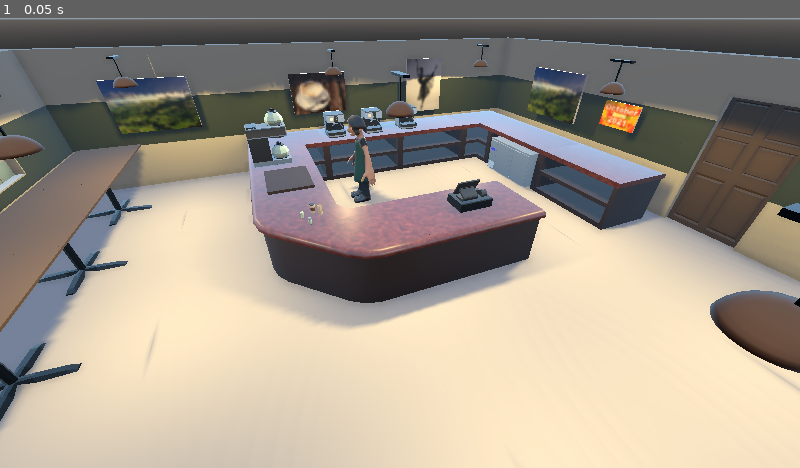
Above: before the commit, frame 1.
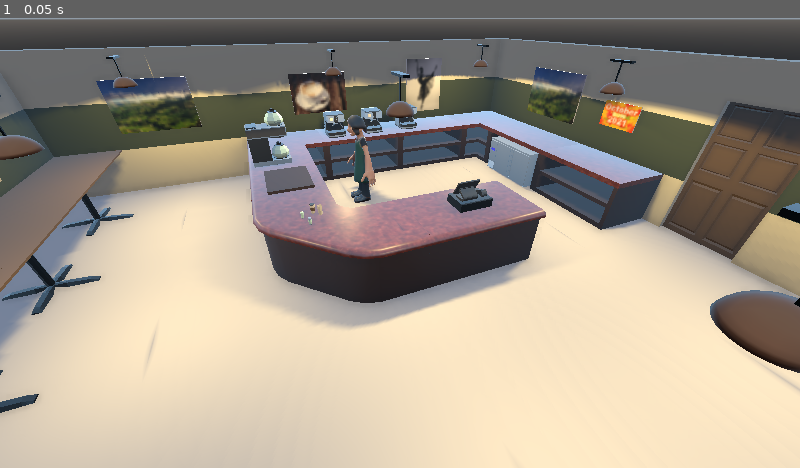
Above: after the commit, the same moment.

Repository: outfrost/ld49
Game: Godot game, scene res://level/Cafe.tscn
Same seed, same stepped clock (60 frames per second), same inputs: the game is played once before the commit and once after it. This scene is started directly instead of the project's main scene.
Inputs:
- Up to frame 1 (0.05 s): no input

The runs differ from the first frame. In frame 1, 8.5% of the frame differs, in the area x 0-100%, y 4-92%.
Error in both runs: Invalid get index 'is_running' (on base: 'null instance'). (res://game/CameraPosition.gd:43)

Commit message:
Realign walls

Diff:
--- a/level/Cafe.tscn
+++ b/level/Cafe.tscn
@@ -39,7 +39,7 @@
 bounds = AABB( -8.05, -3.05, -10.05, 16.1, 6.1, 20.1 )
 cell_size = 0.0785156
 to_cell_xform = Transform( 12.7363, 0, 0, 0, 12.7363, 0, 0, 0, 12.7363, 102.527, 38.8458, 128 )
-dynamic_data = PoolIntArray( 0, 9, 256, 128, 256, 1, 0, 1, 165928, 0, 131072, 41928023, 150994944, 1048616, 67372036, 0, -1, -1, -1, -1, -1, -1, -1, -1, 0, 0, 8355711, 0 )
+dynamic_data = PoolIntArray( 0, 9, 256, 128, 256, 1, 0, 6, 235497200, 22071, 0, 0, 1065353216, 1065353216, 1065353216, 1065353216, -1, -1, -1, -1, -1, -1, -1, -1, 0, 0, 8355711, 0 )
 dynamic_range = 4
 bias = 0.05
 normal_bias = 0.0
@@ -478,6 +478,77 @@
 height = 2.4
 depth = 0.5
 
+[node name="Walls" type="Spatial" parent="LevelStatics"]
+
+[node name="wall_plain_exportprep" parent="LevelStatics/Walls" instance=ExtResource( 31 )]
+transform = Transform( -1, 0, -8.74228e-08, 0, 1, 0, 8.74228e-08, 0, -1, 1.2, 0, 6.05 )
+
+[node name="wall_plain_exportprep2" parent="LevelStatics/Walls" instance=ExtResource( 31 )]
+transform = Transform( -1, 0, -8.74228e-08, 0, 1, 0, 8.74228e-08, 0, -1, -4.8, 0, 6.05 )
+
+[node name="wall_plain_exportprep3" parent="LevelStatics/Walls" instance=ExtResource( 31 )]
+transform = Transform( -4.37114e-08, 0, 1, 0, 1, 0, -1, 0, -4.37114e-08, -5.65, 0, 5.2 )
+
+[node name="wall_plain_exportprep4" parent="LevelStatics/Walls" instance=ExtResource( 31 )]
+transform = Transform( -4.37114e-08, 0, 1, 0, 1, 0, -1, 0, -4.37114e-08, -5.65, 0, 3.2 )
+
+[node name="wall_plain_exportprep5" parent="LevelStatics/Walls" instance=ExtResource( 31 )]
+transform = Transform( -4.37114e-08, 0, 1, 0, 1, 0, -1, 0, -4.37114e-08, -5.65, 0, 1.2 )
+
+[node name="wall_plain_exportprep6" parent="LevelStatics/Walls" instance=ExtResource( 31 )]
+transform = Transform( -4.37114e-08, 0, 1, 0, 1, 0, -1, 0, -4.37114e-08, -5.65, 0, -0.8 )
+
+[node name="wall_plain_exportprep7" parent="LevelStatics/Walls" instance=ExtResource( 31 )]
+transform = Transform( -4.37114e-08, 0, 1, 0, 1, 0, -1, 0, -4.37114e-08, -5.65, 0, -2.8 )
+
+[node name="wall_plain_exportprep8" parent="LevelStatics/Walls" instance=ExtResource( 31 )]
+transform = Transform( -4.37114e-08, 0, 1, 0, 1, 0, -1, 0, -4.37114e-08, -5.65, 0, -4.8 )
+
+[node name="wall_plain_exportprep9" parent="LevelStatics/Walls" instance=ExtResource( 31 )]
+transform = Transform( 1, 0, 0, 0, 1, 0, 0, 0, 1, -4.8, 0, -5.65 )
+
+[node name="wall_plain_exportprep10" parent="LevelStatics/Walls" instance=ExtResource( 31 )]
+transform = Transform( 1, 0, 0, 0, 1, 0, 0, 0, 1, -2.8, 0, -5.65 )
+
+[node name="wall_plain_exportprep11" parent="LevelStatics/Walls" instance=ExtResource( 31 )]
+transform = Transform( 1, 0, 0, 0, 1, 0, 0, 0, 1, -0.8, 0, -5.65 )
+
+[node name="wall_plain_exportprep12" parent="LevelStatics/Walls" instance=ExtResource( 31 )]
+transform = Transform( 1, 0, 0, 0, 1, 0, 0, 0, 1, 3.2, 0, -5.65 )
+
+[node name="wall_plain_exportprep13" parent="LevelStatics/Walls" instance=ExtResource( 31 )]
+transform = Transform( 1, 0, 0, 0, 1, 0, 0, 0, 1, 5.2, 0, -5.65 )
+
+[node name="wall_plain_exportprep14" parent="LevelStatics/Walls" instance=ExtResource( 31 )]
+transform = Transform( -4.37114e-08, 0, -1, 0, 1, 0, 1, 0, -4.37114e-08, 6.05, 0, -4.8 )
+
+[node name="wall_plain_exportprep15" parent="LevelStatics/Walls" instance=ExtResource( 31 )]
+transform = Transform( -4.37114e-08, 0, -1, 0, 1, 0, 1, 0, -4.37114e-08, 6.05, 0, 1.2 )
+
+[node name="wall_plain_exportprep16" parent="LevelStatics/Walls" instance=ExtResource( 31 )]
+transform = Transform( -0.707107, 0, -0.707107, 0, 1, 0, 0.707107, 0, -0.707107, 5.5, 0, 2.7 )
+
+[node name="wall_plain_exportprep17" parent="LevelStatics/Walls" instance=ExtResource( 31 )]
+transform = Transform( -0.707107, 0, -0.707107, 0, 1, 0, 0.707107, 0, -0.707107, 2.7, 0, 5.5 )
+
+[node name="wall_window_exportprep" parent="LevelStatics/Walls" instance=ExtResource( 33 )]
+transform = Transform( -1, 0, 8.74228e-08, 0, 1, 0, -8.74228e-08, 0, -1, -0.8, 0, 6.05 )
+
+[node name="wall_window_exportprep3" parent="LevelStatics/Walls" instance=ExtResource( 33 )]
+transform = Transform( -4.37114e-08, 0, -1, 0, 1, 0, 1, 0, -4.37114e-08, 6.05, 0, -2.8 )
+
+[node name="wall_window_exportprep4" parent="LevelStatics/Walls" instance=ExtResource( 33 )]
+transform = Transform( -4.37114e-08, 0, -1, 0, 1, 0, 1, 0, -4.37114e-08, 6.05, 0, -0.8 )
+
+[node name="wall_window_exportprep2" parent="LevelStatics/Walls" instance=ExtResource( 33 )]
+transform = Transform( -1, 0, 8.74228e-08, 0, 1, 0, -8.74228e-08, 0, -1, -2.8, 0, 6.05 )
+
+[node name="wall_doorway_exportprep" parent="LevelStatics/Walls" instance=ExtResource( 32 )]
+transform = Transform( 1, 0, 0, 0, 1, 0, 0, 0, 1, 1.2, 0, -5.65 )
+
+[node name="wall_doorway_exportprep2" parent="LevelStatics/Walls" instance=ExtResource( 34 )]
+transform = Transform( -0.707107, 0, -0.707107, 0, 1, 0, 0.707107, 0, -0.707107, 4.1, 0, 4.1 )
+
 [node name="BackWall" type="Spatial" parent="LevelStatics"]
 transform = Transform( 1, 0, 0, 0, 1, 0, 0, 0, 1, 0, 1.5, -5.75 )
 
@@ -512,7 +583,7 @@
 material/0 = null
 
 [node name="Ceiling" type="MeshInstance" parent="LevelStatics"]
-transform = Transform( 1, 0, 0, 0, 1, 0, 0, 0, 1, 0, 3.25, 0 )
+transform = Transform( 1, 0, 0, 0, 1, 0, 0, 0, 1, 0.2, 3.25, 0.2 )
 visible = false
 mesh = SubResource( 16 )
 material/0 = null
@@ -616,22 +687,22 @@
 transform = Transform( -1, 0, 8.74228e-08, 0, 1, 0, -8.74228e-08, 0, -1, 4.7, 1.8, -5.49 )
 
 [node name="table_high_rect_exportprep" parent="LevelStatics" instance=ExtResource( 7 )]
-transform = Transform( 1, 0, 0, 0, 1, 0, 0, 0, 1, 4.825, 0, -1.99998 )
+transform = Transform( 1, 0, 0, 0, 1, 0, 0, 0, 1, 5.125, 0, -1.99998 )
 
 [node name="table_high_rect_exportprep3" parent="LevelStatics" instance=ExtResource( 7 )]
-transform = Transform( 1, 0, 0, 0, 1, 0, 0, 0, 1, 4.825, 0, 0.2 )
+transform = Transform( 1, 0, 0, 0, 1, 0, 0, 0, 1, 5.125, 0, 0.2 )
 
 [node name="table_high_rect_exportprep2" parent="LevelStatics" instance=ExtResource( 7 )]
-transform = Transform( 1, 0, 0, 0, 1, 0, 0, 0, 1, 4.825, 0, -4.2 )
+transform = Transform( 1, 0, 0, 0, 1, 0, 0, 0, 1, 5.125, 0, -4.2 )
 
 [node name="table_high_rect_exportprep4" parent="LevelStatics" instance=ExtResource( 7 )]
-transform = Transform( -4.37114e-08, 0, 1, 0, 1, 0, -1, 0, -4.37114e-08, -2.175, 0, 4.85 )
+transform = Transform( -4.37114e-08, 0, 1, 0, 1, 0, -1, 0, -4.37114e-08, -1.875, 0, 5.15 )
 
 [node name="table_high_rect_exportprep5" parent="LevelStatics" instance=ExtResource( 7 )]
-transform = Transform( -4.37114e-08, 0, 1, 0, 1, 0, -1, 0, -4.37114e-08, 0.025, 0, 4.85 )
+transform = Transform( -4.37114e-08, 0, 1, 0, 1, 0, -1, 0, -4.37114e-08, 0.325, 0, 5.15 )
 
 [node name="table_high_rect_exportprep6" parent="LevelStatics" instance=ExtResource( 7 )]
-transform = Transform( -4.37114e-08, 0, 1, 0, 1, 0, -1, 0, -4.37114e-08, -4.375, 0, 4.85 )
+transform = Transform( -4.37114e-08, 0, 1, 0, 1, 0, -1, 0, -4.37114e-08, -4.075, 0, 5.15 )
 
 [node name="Coffe_Machine_exportPrep" parent="." instance=ExtResource( 10 )]
 transform = Transform( 2.43384e-07, 0, -1.25, 0, 1.25, 0, 1.25, 0, 2.43384e-07, -3.4, 1, 1.5 )
@@ -662,72 +733,3 @@
 visible = false
 mesh = SubResource( 21 )
 material/0 = null
-
-[node name="wall_plain_exportprep" parent="." instance=ExtResource( 31 )]
-transform = Transform( -1, 0, -8.74228e-08, 0, 1, 0, 8.74228e-08, 0, -1, 1, 0, 5.8 )
-
-[node name="wall_plain_exportprep2" parent="." instance=ExtResource( 31 )]
-transform = Transform( -1, 0, -8.74228e-08, 0, 1, 0, 8.74228e-08, 0, -1, -5, 0, 5.8 )
-
-[node name="wall_plain_exportprep3" parent="." instance=ExtResource( 31 )]
-transform = Transform( -4.37114e-08, 0, 1, 0, 1, 0, -1, 0, -4.37114e-08, -5.9, 0, 4.8 )
-
-[node name="wall_plain_exportprep4" parent="." instance=ExtResource( 31 )]
-transform = Transform( -4.37114e-08, 0, 1, 0, 1, 0, -1, 0, -4.37114e-08, -5.9, 0, 2.8 )
-
-[node name="wall_plain_exportprep5" parent="." instance=ExtResource( 31 )]
-transform = Transform( -4.37114e-08, 0, 1, 0, 1, 0, -1, 0, -4.37114e-08, -5.9, 0, 0.8 )
-
-[node name="wall_plain_exportprep6" parent="." instance=ExtResource( 31 )]
-transform = Transform( -4.37114e-08, 0, 1, 0, 1, 0, -1, 0, -4.37114e-08, -5.9, 0, -1.2 )
-
-[node name="wall_plain_exportprep7" parent="." instance=ExtResource( 31 )]
-transform = Transform( -4.37114e-08, 0, 1, 0, 1, 0, -1, 0, -4.37114e-08, -5.9, 0, -3.2 )
-
-[node name="wall_plain_exportprep8" parent="." instance=ExtResource( 31 )]
-transform = Transform( -4.37114e-08, 0, 1, 0, 1, 0, -1, 0, -4.37114e-08, -5.9, 0, -5.2 )
-
-[node name="wall_plain_exportprep9" parent="." instance=ExtResource( 31 )]
-transform = Transform( 1, 0, 0, 0, 1, 0, 0, 0, 1, -5, 0, -6.1 )
-
-[node name="wall_plain_exportprep10" parent="." instance=ExtResource( 31 )]
-transform = Transform( 1, 0, 0, 0, 1, 0, 0, 0, 1, -3, 0, -6.1 )
-
-[node name="wall_plain_exportprep11" parent="." instance=ExtResource( 31 )]
-transform = Transform( 1, 0, 0, 0, 1, 0, 0, 0, 1, -1, 0, -6.1 )
-
-[node name="wall_plain_exportprep12" parent="." instance=ExtResource( 31 )]
-transform = Transform( 1, 0, 0, 0, 1, 0, 0, 0, 1, 3, 0, -6.1 )
-
-[node name="wall_plain_exportprep13" parent="." instance=ExtResource( 31 )]
-transform = Transform( 1, 0, 0, 0, 1, 0, 0, 0, 1, 5, 0, -6.1 )
-
-[node name="wall_plain_exportprep14" parent="." instance=ExtResource( 31 )]
-transform = Transform( -4.37114e-08, 0, -1, 0, 1, 0, 1, 0, -4.37114e-08, 6, 0, -5.2 )
-
-[node name="wall_plain_exportprep15" parent="." instance=ExtResource( 31 )]
-transform = Transform( -4.37114e-08, 0, -1, 0, 1, 0, 1, 0, -4.37114e-08, 6, 0, 0.8 )
-
-[node name="wall_plain_exportprep16" parent="." instance=ExtResource( 31 )]
-transform = Transform( -0.707107, 0, -0.707107, 0, 1, 0, 0.707107, 0, -0.707107, 5.3, 0, 2.3 )
-
-[node name="wall_plain_exportprep17" parent="." instance=ExtResource( 31 )]
-transform = Transform( -0.707107, 0, -0.707107, 0, 1, 0, 0.707107, 0, -0.707107, 2.5, 0, 5.1 )
-
-[node name="wall_window_exportprep" parent="." instance=ExtResource( 33 )]
-transform = Transform( -1, 0, 8.74228e-08, 0, 1, 0, -8.74228e-08, 0, -1, -1, 0, 5.8 )
-
-[node name="wall_window_exportprep3" parent="." instance=ExtResource( 33 )]
-transform = Transform( -4.37114e-08, 0, -1, 0, 1, 0, 1, 0, -4.37114e-08, 6, 0, -3.2 )
-
-[node name="wall_window_exportprep4" parent="." instance=ExtResource( 33 )]
-transform = Transform( -4.37114e-08, 0, -1, 0, 1, 0, 1, 0, -4.37114e-08, 6, 0, -1.2 )
-
-[node name="wall_window_exportprep2" parent="." instance=ExtResource( 33 )]
-transform = Transform( -1, 0, 8.74228e-08, 0, 1, 0, -8.74228e-08, 0, -1, -3, 0, 5.8 )
-
-[node name="wall_doorway_exportprep" parent="." instance=ExtResource( 32 )]
-transform = Transform( 1, 0, 0, 0, 1, 0, 0, 0, 1, 1, 0, -6.1 )
-
-[node name="wall_doorway_exportprep2" parent="." instance=ExtResource( 34 )]
-transform = Transform( -0.707107, 0, -0.707107, 0, 1, 0, 0.707107, 0, -0.707107, 3.9, 0, 3.7 )
